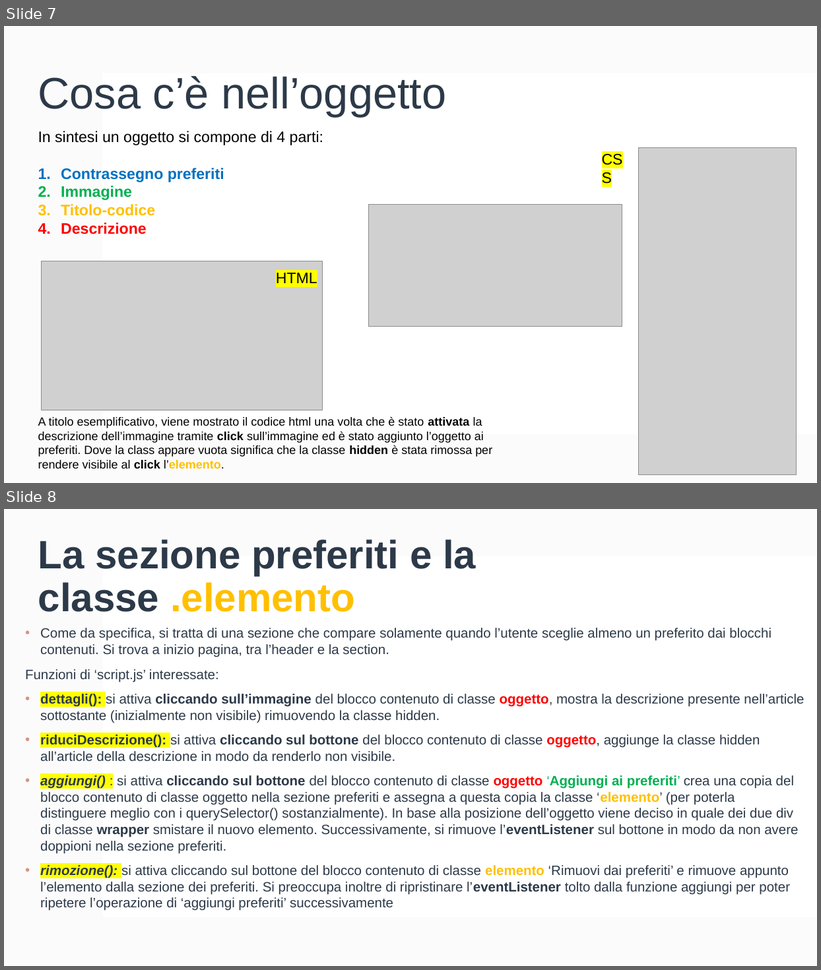
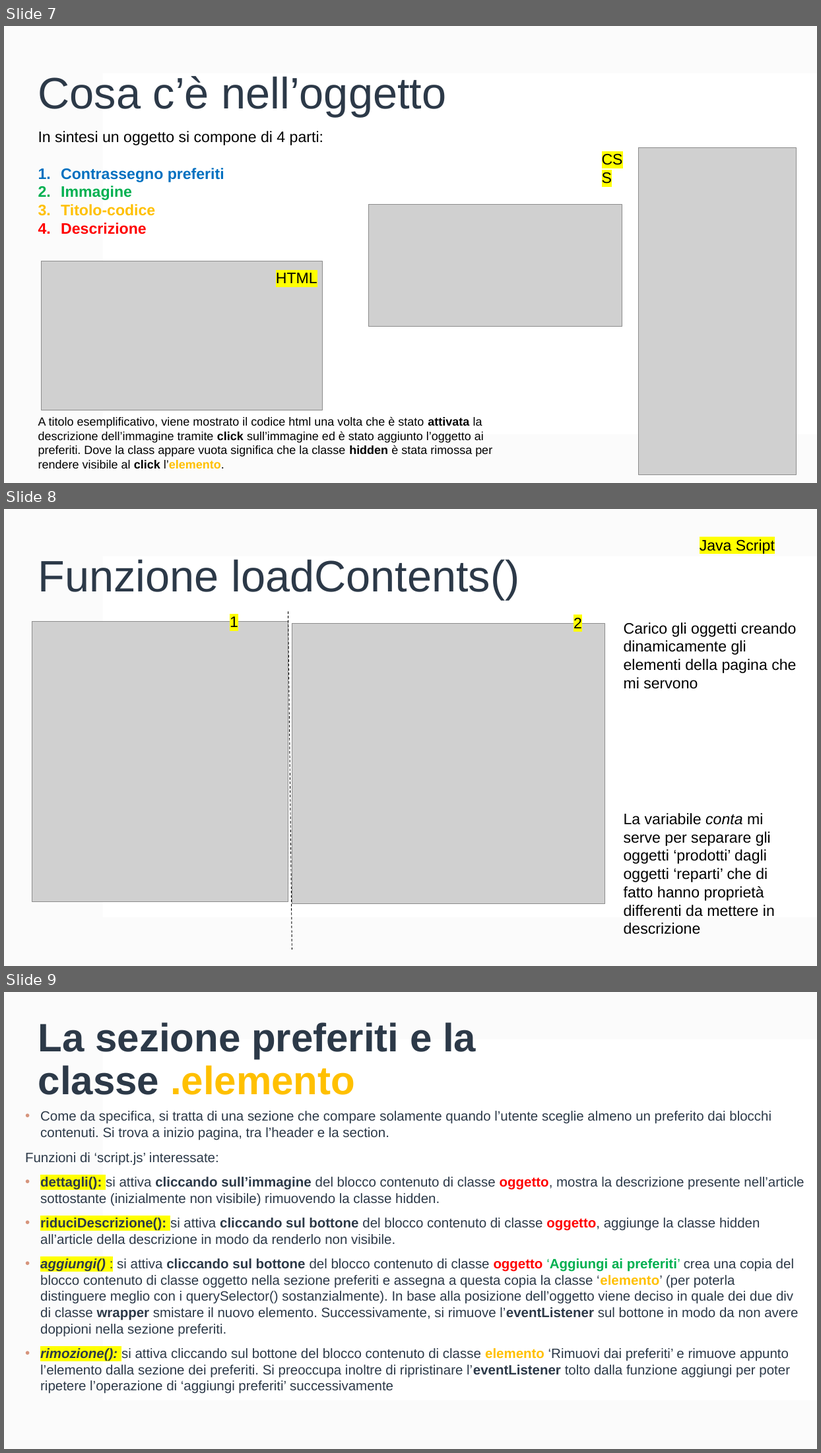
Before and after one commit to FrancescoCt/mhw2, a slide deck: mhw2.pptx. Shown one above the other, each under a label of ours: slides 7 and 8 before the commit, slides 7, 8 and 9 after it. The pictures are 821x970 and 821x1453 pixels, drawn with LibreOffice and Linux fonts; fonts in the diff are those of the drawing; grey boxes stand for pictures. Boxes give left, top, right and bottom in pixels: in the first picture for what was removed or moved away, otherwise in the second. Text is boxed around its words. In the diff, an @@ line names an element or a change of style, - is before the commit and + after.

```diff
--- a/mhw2.pptx
+++ b/mhw2.pptx
@@ slide 8 added at [4, 509, 817, 966], background #FFFFFF; not listed: 2 template elements that a slide beside it also shows @@
@@ text added at [700, 539, 775, 554], 18 pt, text #000000 @@
+Java Script
@@ title added at [38, 559, 519, 599], 52 pt, text #2C3948 @@
+Funzione loadContents()
@@ picture added at [32, 622, 288, 902] @@
@@ text added at [230, 617, 238, 627], 18 pt, text #000000 @@
+1
@@ line added from (288, 611) to (292, 950), #000000 0.75 pt dashed @@
@@ picture added at [292, 624, 605, 904] @@
@@ text added at [574, 618, 582, 628], 18 pt, text #000000 @@
+2
@@ text added at [624, 623, 796, 689], 18 pt, text #000000 @@
+Carico gli oggetti creando dinamicamente gli elementi della pagina che mi servono
@@ text added at [624, 813, 775, 935], 18 pt, text #000000 @@
+La variabile conta mi serve per separare gli oggetti ‘prodotti’ dagli oggetti ‘reparti’ che di fatto hanno proprietà differenti da mettere in descrizione
@@ what was slide 8 is now slide 9 @@
```
Also in this commit, not shown: 5 other slides added.
